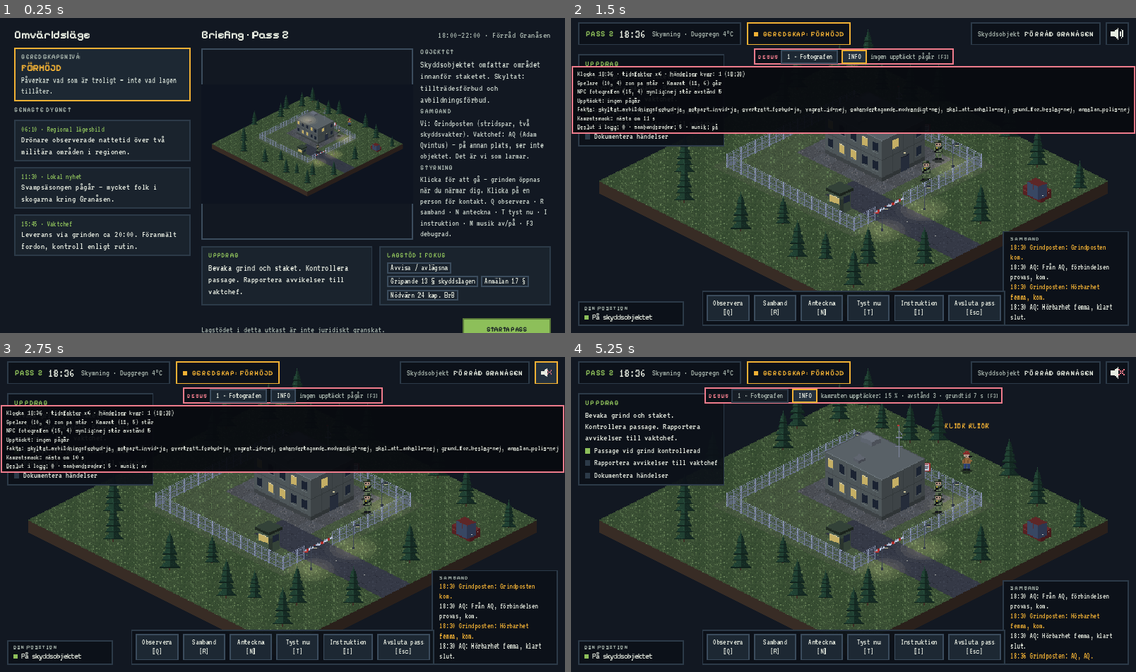
Above: before the commit, frames 1-4 (two rows, left to right).
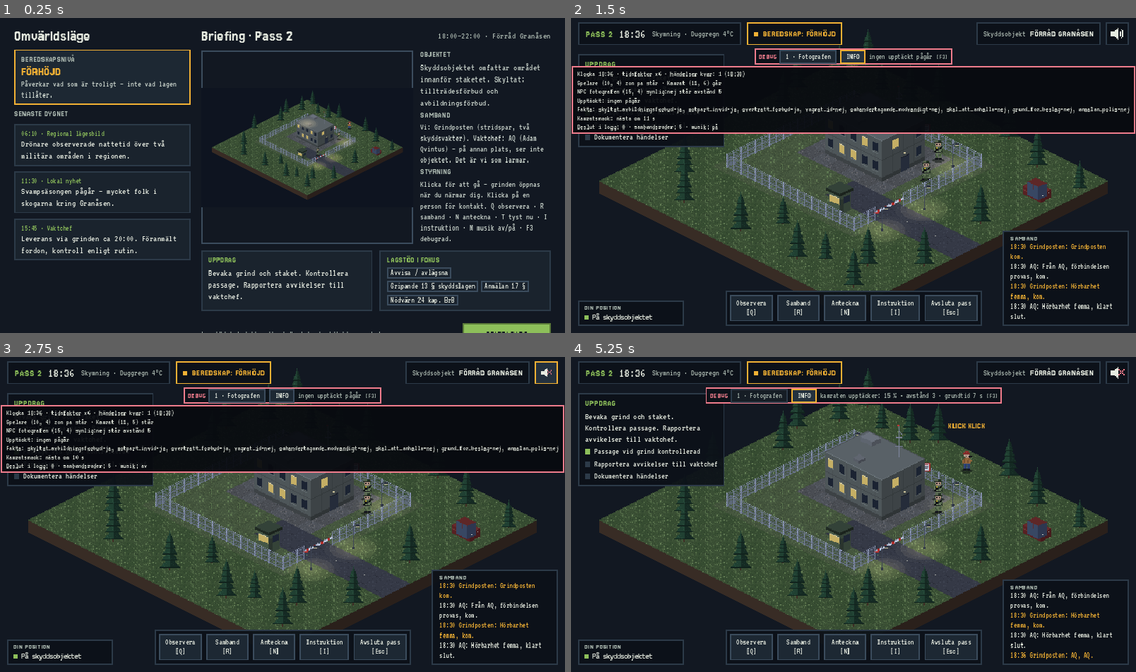
Above: after the commit, the same moments.

Repository: sulaco-hue/skyddsvakt
Game: Godot game, scene res://scenes/main.tscn
The game is run twice, just before and just after one commit, with the same random seed, the same clock (stepped at 60 frames per second) and the same inputs.
Inputs (mouse positions are in pixels of both pictures, inside the frame that each line leads up to):
- Up to frame 1 (0.25 s): no input
- Up to frame 2 (1.5 s): click (1079, 329) at 0.5 s, where only the run before the commit has a clickable "STARTA PASS"; click "INFO" at 1.25 s
- Up to frame 3 (2.75 s): click (548, 372) at 2 s
- Up to frame 4 (5.25 s): click "1 · Fotografen" at 2.75 s; click "Samband [R]" at 3.5 s; click "Prova förbindelsen med AQ" at 4.25 s; click "INFO" at 5 s

The runs differ from the first frame. In frame 1, 16% of the frame differs, in the area x 2-98%, y 4-100%; in frame 2, 3.7%; in frame 3, 3.7%; in frame 4, 4.6%.

Commit message:
Byt rubrikfont till Jersey 15 och ta bort Tyst nu-knappen
- Pixelify Sans (med fetstil) gav en konstig 2:a och 5:a. Jersey 15 har
  tydliga siffror och svenska tecken. Rubriker skalas upp 35 % eftersom
  fonten är mindre vid samma punktstorlek.
- Knappen Tyst nu är borttagen ur knappraden; T fungerar fortfarande.

Co-Authored-By: Claude Opus 5.5 <noreply@anthropic.com>
Claude-Session: https://claude.ai/code/session_01PWrrRnAUGCDbWAToA7Kxse

Diff:
--- a/scripts/ui/hud.gd
+++ b/scripts/ui/hud.gd
@@ -323,7 +323,6 @@
 		["Observera", "Q", _observera],
 		["Samband", "R", _vaxla_sambandsmeny],
 		["Anteckna", "N", _anteckna],
-		["Tyst nu", "T", _tysta],
 		["Instruktion", "I", _vaxla_instruktion],
 		["Avsluta pass", "Esc", _avsluta],
 	]
--- a/scripts/ui/ui_kit.gd
+++ b/scripts/ui/ui_kit.gd
@@ -36,16 +36,12 @@
 
 static func rubrikfont(spatierad := false) -> Font:
 	if _rubrik == null:
-		var bas: Font = load("res://assets/fonts/PixelifySans.ttf")
+		var bas: Font = load("res://assets/fonts/Jersey15-Regular.ttf")
+		_rubrik = bas
 		var fv := FontVariation.new()
 		fv.base_font = bas
-		fv.variation_embolden = 0.5
-		_rubrik = fv
-		var fv2 := FontVariation.new()
-		fv2.base_font = bas
-		fv2.variation_embolden = 0.5
-		fv2.spacing_glyph = 2
-		_rubrik_spatierad = fv2
+		fv.spacing_glyph = 1
+		_rubrik_spatierad = fv
 	return _rubrik_spatierad if spatierad else _rubrik
 
 
@@ -99,14 +95,18 @@
 	return l
 
 
+## Rubrikfonten (Jersey 15) är mindre än brödtexten vid samma punktstorlek.
+const RUBRIK_SKALA := 1.35
+
+
 static func rubrik(text: String, storlek := 15, farg := GRON) -> Label:
-	var l := etikett(text, storlek, farg)
+	var l := etikett(text, roundi(storlek * RUBRIK_SKALA), farg)
 	l.add_theme_font_override("font", rubrikfont(true))
 	return l
 
 
 static func titel(text: String, storlek := 26, farg := TEXT) -> Label:
-	var l := etikett(text, storlek, farg)
+	var l := etikett(text, roundi(storlek * RUBRIK_SKALA), farg)
 	l.add_theme_font_override("font", rubrikfont(false))
 	return l
 
@@ -118,7 +118,7 @@
 	b.custom_minimum_size = Vector2(0, 44)
 	if primar:
 		b.add_theme_font_override("font", rubrikfont(false))
-		b.add_theme_font_size_override("font_size", 15)
+		b.add_theme_font_size_override("font_size", roundi(15 * RUBRIK_SKALA))
 		b.add_theme_stylebox_override("normal", ruta(farg, farg.darkened(0.35), 3, 18, 6))
 		b.add_theme_stylebox_override("hover", ruta(farg.lightened(0.15), farg.darkened(0.35), 3, 18, 6))
 		b.add_theme_stylebox_override("pressed", ruta(farg.darkened(0.15), farg.darkened(0.35), 3, 18, 6))
Binary file added: assets/fonts/Jersey15-Regular.ttf
Not shown, added: assets/fonts/OFL-Jersey15.txt
Not shown, removed: assets/fonts/OFL-PixelifySans.txt
Binary file removed: assets/fonts/PixelifySans.ttf
